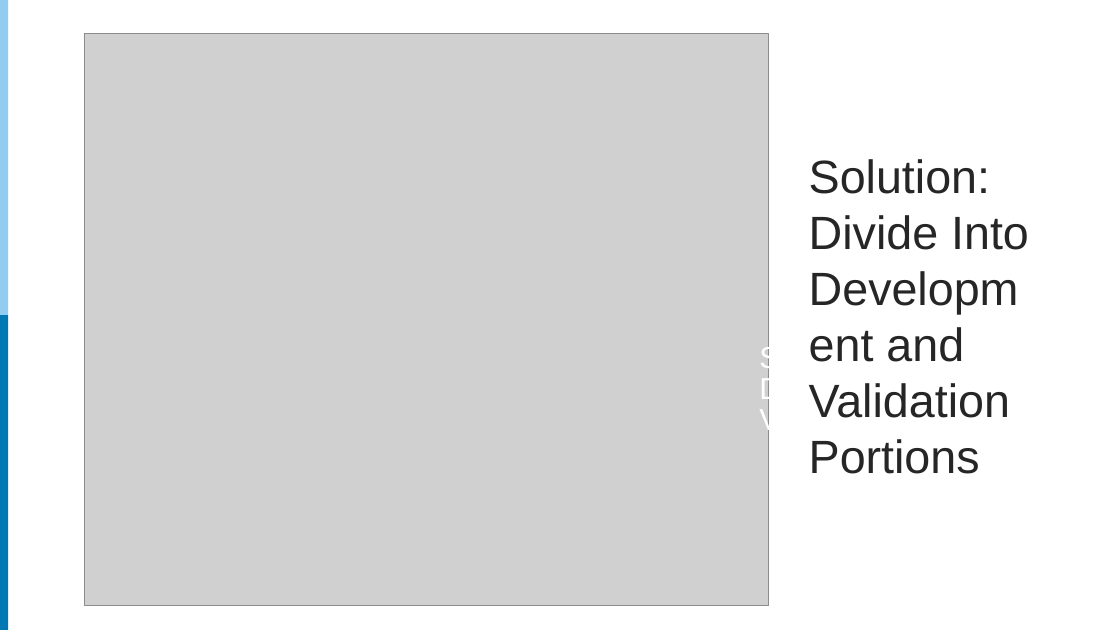
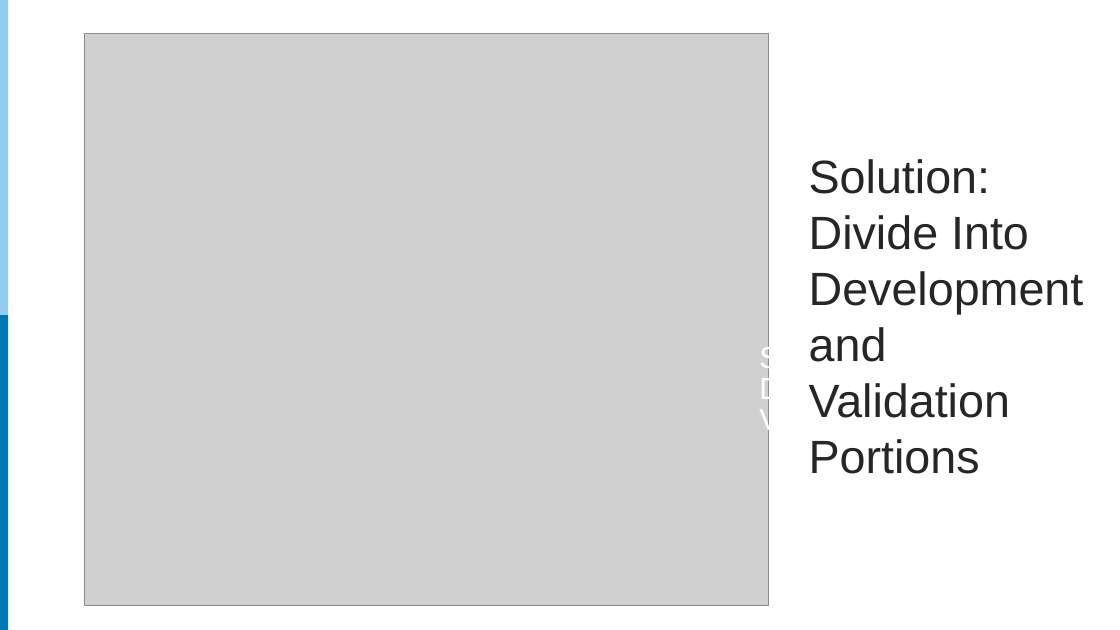
Before and after one commit to rpardee/hcsrn_2019, a slide deck: slide 9 of analytics_for_hmos.pptx. Drawn at 1120x630 pixels with LibreOffice and Linux fonts; fonts in the diff are those of the drawing; grey boxes stand for pictures. Boxes give left, top, right and bottom in pixels: in the first picture for what was removed or moved away, otherwise in the second. Text is boxed around its words. In the diff, an @@ line names an element or a change of style, - is before the commit and + after.

```diff
--- a/analytics_for_hmos.pptx
+++ b/analytics_for_hmos.pptx
@@ text "Solution: Divide Into Development and ..." rewrapped from [759, 159, 1029, 418] to [759, 159, 1084, 436] @@
```
Also in this commit, not shown: 4 other slides changed, 2 slides added.
